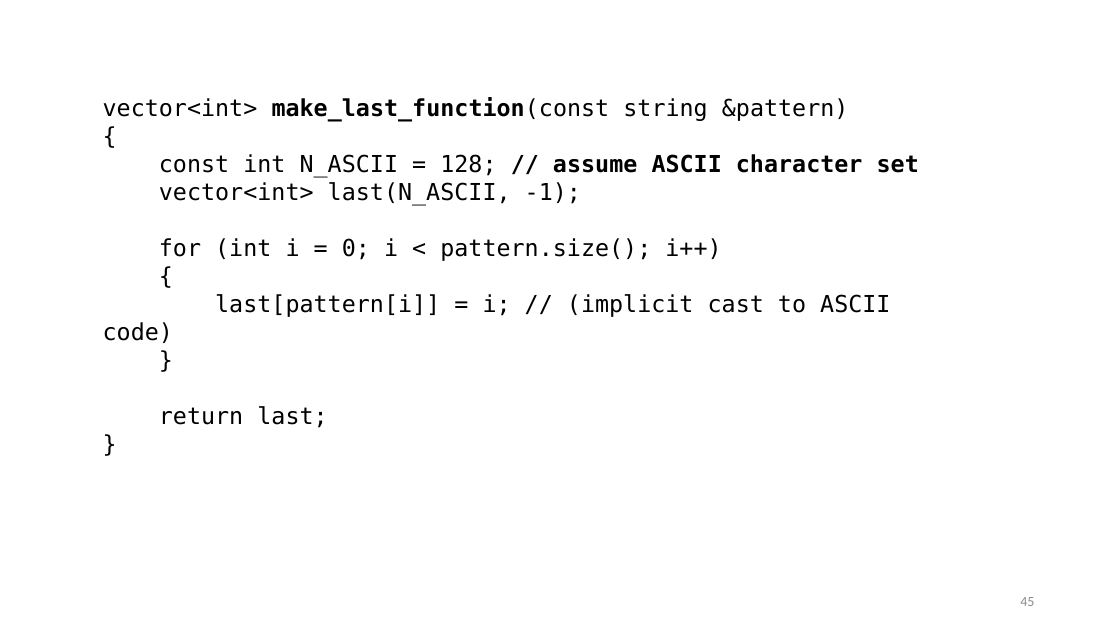
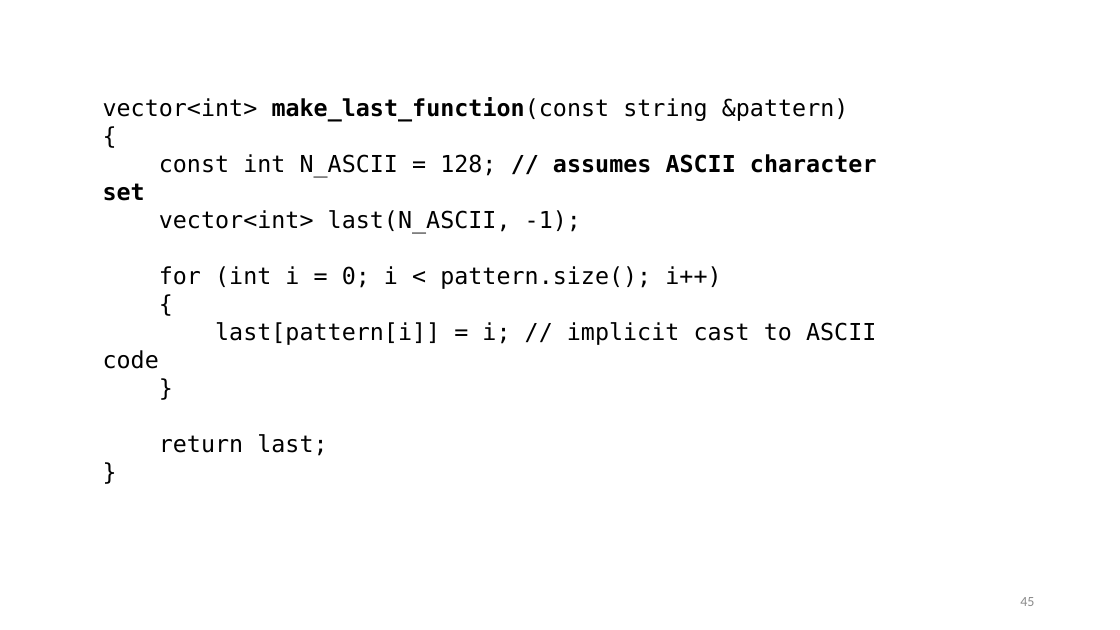
Before and after one commit to tjd1234/cmpt225fall2023, a slide deck: slide 45 of lecture_notes/week12/week12_strings.pptx. Drawn at 1120x630 pixels with LibreOffice and Linux fonts; fonts in the diff are those of the drawing. Boxes give left, top, right and bottom in pixels: in the first picture for what was removed or moved away, otherwise in the second. Text is boxed around its words. In the diff, an @@ line names an element or a change of style, - is before the commit and + after.

```diff
--- a/lecture_notes/week12/week12_strings.pptx
+++ b/lecture_notes/week12/week12_strings.pptx
@@ text at box(103, 154, 877, 201): text changed @@
-const int N_ASCII = 128; // assume ASCII character set
+const int N_ASCII = 128; // assumes ASCII character set
@@ text at box(103, 322, 876, 369): text changed @@
-last[pattern[i]] = i; // (implicit cast to ASCII code)
+last[pattern[i]] = i; // implicit cast to ASCII code
```
Also in this commit, not shown: 16 other slides changed, 3 other files.
